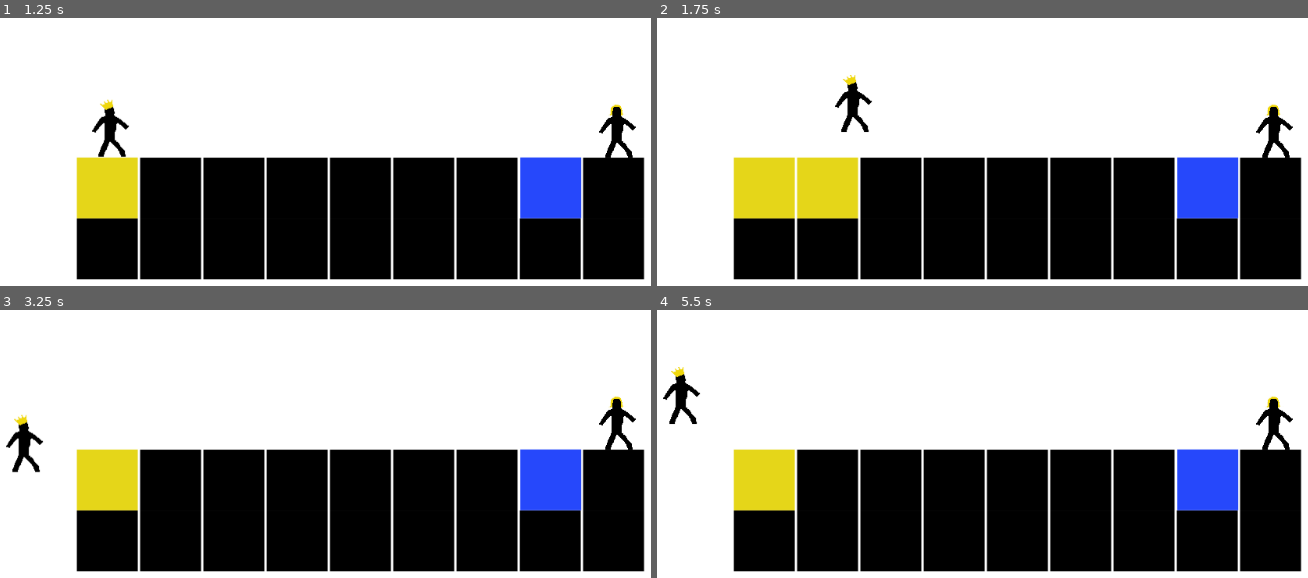
Above: before the commit, frames 1-4 (two rows, left to right).
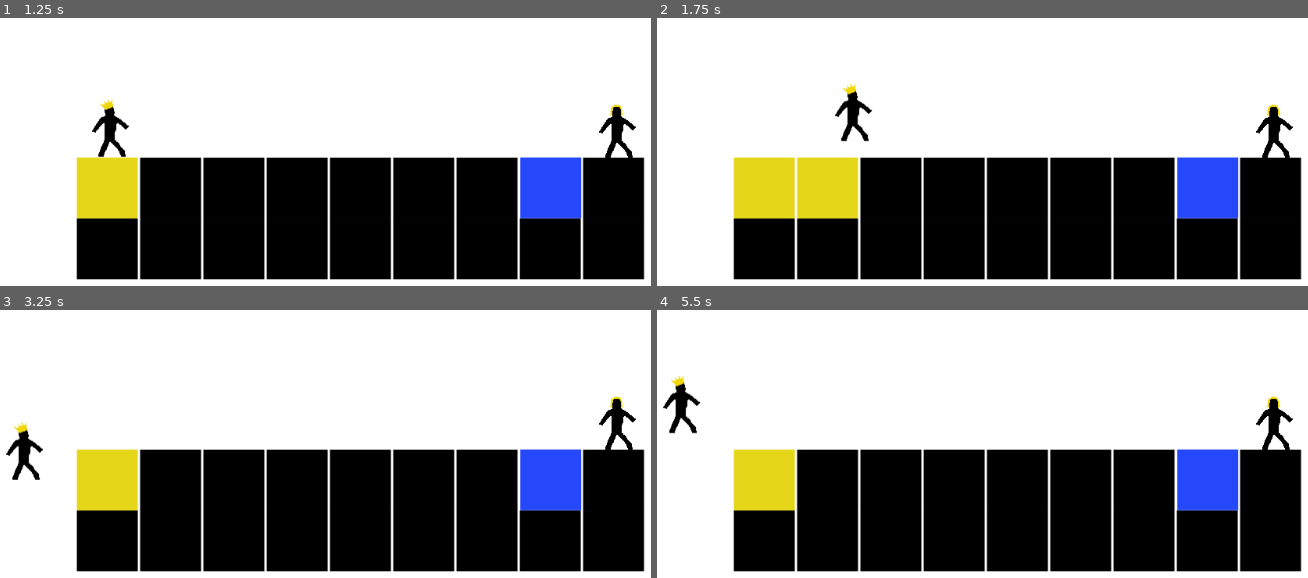
Above: after the commit, the same moments.

Repository: meburns/midas
Game: Godot game, scene res://src/Menu.tscn
Same seed, same stepped clock (60 frames per second), same inputs: the game is played once before the commit and once after it.
Inputs:
- Up to frame 1 (1.25 s): click "START" at 0.5 s
- Up to frame 2 (1.75 s): tap Enter at 1.25 s; hold Right (move_right) from 1.28 s (still down); tap R (refresh) at 1.35 s; tap Space (jump) at 1.52 s
- Up to frame 3 (3.25 s): tap R (refresh) at 2.1, 2.85 s; tap Space (jump) at 2.27 s; release Right (move_right) at 2.78 s; hold A (move_left) from 2.78 s (still down)
- Up to frame 4 (5.5 s): release A (move_left) at 3.53 s; hold Right (move_right) 3.53-5.03 s; tap R (refresh) at 3.6, 4.35, 5.1 s; tap Space (jump) at 3.77, 4.52, 5.27 s; hold A (move_left) from 5.03 s (still down)

Frame 1 is identical in both runs. In frame 2, 0.6% of the frame differs, in the area x 27-34%, y 21-47%; in frame 3, 0.6%; in frame 4, 0.6%.

Commit message:
Make player gravity heavier

Diff:
--- a/src/Midas.tscn
+++ b/src/Midas.tscn
@@ -15,7 +15,7 @@
 position = Vector2( 22.0332, 0 )
 collision_mask = 2
 script = ExtResource( 1 )
-gravity = 3000.0
+gravity = 4000.0
 
 [node name="Sprite" type="Sprite" parent="."]
 position = Vector2( 7.09544, -40.4252 )
